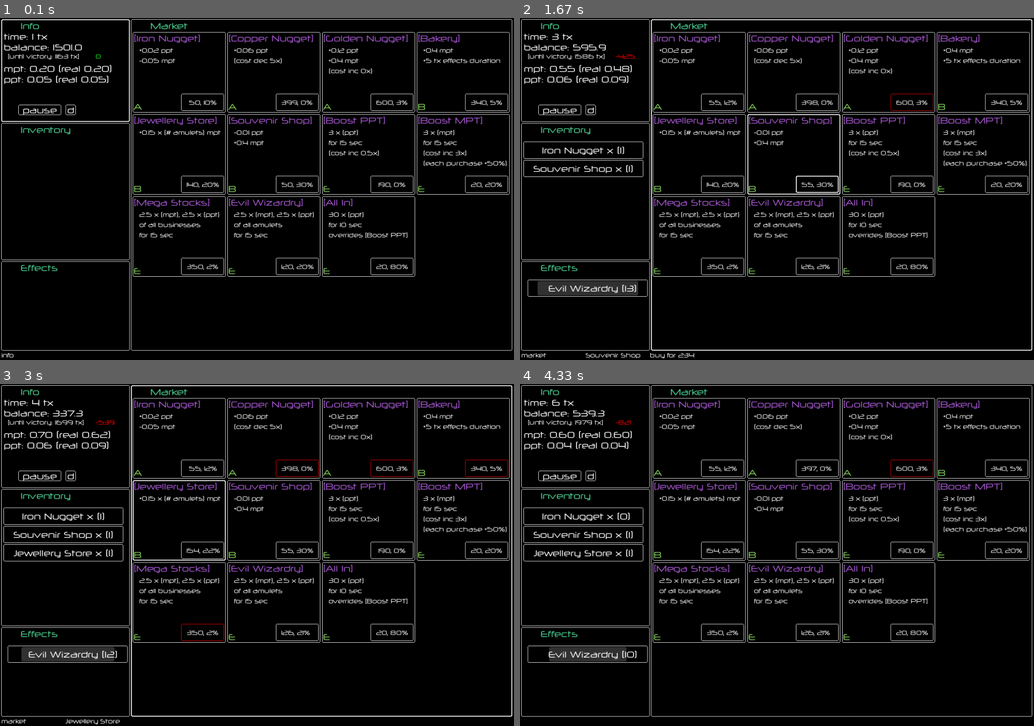
Above: before the commit, frames 1-4 (two rows, left to right).
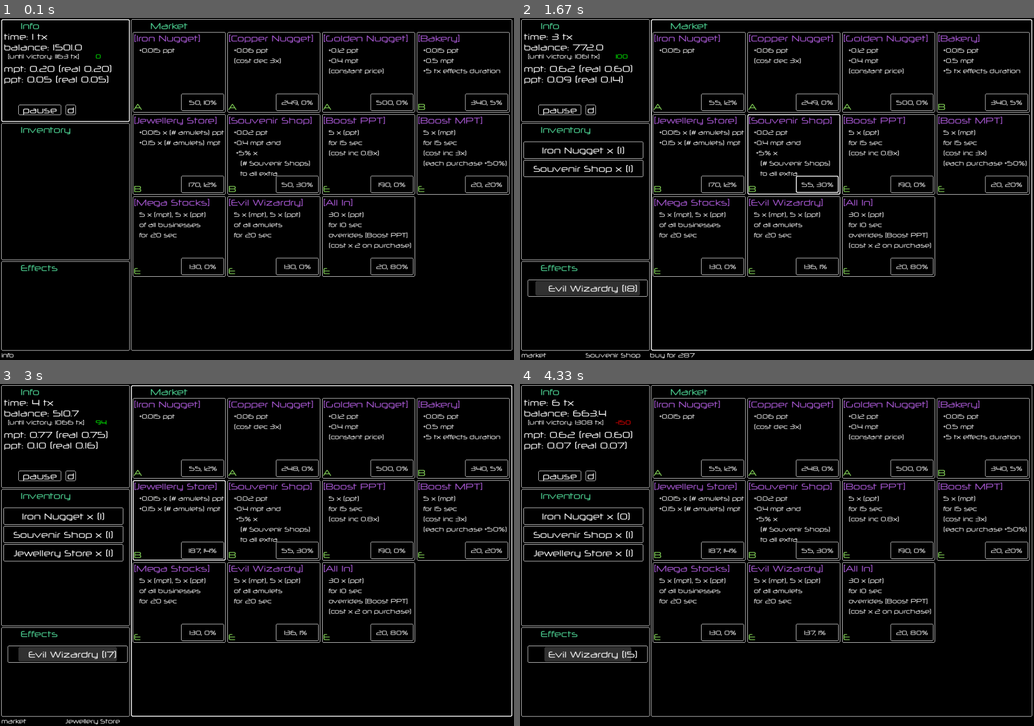
Above: after the commit, the same moments.

Repository: rayannott/economygame
Game: pygame game, started from main.py
Same seed, same stepped clock (60 frames per second), same inputs: the game is played once before the commit and once after it.
Inputs (mouse positions are in pixels of both pictures, inside the frame that each line leads up to):
- Up to frame 1 (0.1 s): no input
- Up to frame 2 (1.67 s): click "50, 10%" at 0.38 s; click (828, 264) at 0.72 s; click (617, 137) at 1.05 s; click "50, 30%" at 1.38 s
- Up to frame 3 (3 s): click (267, 438) at 1.72 s; click (200, 548) at 2.05 s, where only the run after the commit has a clickable "170, 12%"; click (241, 496) at 2.38 s; click (185, 483) at 2.72 s
- Up to frame 4 (4.33 s): click (581, 479) at 3.05 s; click (936, 548) at 3.38 s; click (617, 510) at 3.72 s; click (627, 486) at 4.05 s

The runs differ from the first frame. In frame 1, 1.8% of the frame differs, in the area x 27-98%, y 8-74%; in frame 2, 2.3%; in frame 3, 2.5%, in the area x 3-99%, y 7-82%; in frame 4, 2.3%.

Commit message:
better balance

Diff:
--- a/game.py
+++ b/game.py
@@ -6,11 +6,11 @@
 from base_objects import Cost, ShopCell, ShopItemType
 from player import Player
 from gui.gui_rect import Button, Label, Notification, ProgressBar, Panel
-from gui.gui_utils import BLACK, EFFECTS_PANEL_SIZE, FONT_NORM, FRAMERATE, GREEN, INFO_PANEL_SIZE, INVENTORY_PANEL_SIZE, RED, SHOP_PANEL_SIZE, WHITE, WINDOW_SIZE, FONT_HUGE, FONT_SMALL, CP0, INV_BTN_SLOT_SIZE, random_point
+from gui.gui_utils import BLACK, CP1, EFFECTS_PANEL_SIZE, FONT_NORM, FRAMERATE, GREEN, INFO_PANEL_SIZE, INVENTORY_PANEL_SIZE, RED, SHOP_PANEL_SIZE, WHITE, WINDOW_SIZE, FONT_HUGE, FONT_SMALL, CP0, INV_BTN_SLOT_SIZE, random_point
 from gui.gui_shop import create_panels_from_shop
 import shop_items as si
 from shop_items import create_shop
-from utils import BONUS_AMOUNT, BONUS_EVERY, GOAL_BALANCE, TICK
+from utils import BONUS_AMOUNT, BONUS_EVERY, GOAL_BALANCE, SELL_ITEM_ORIGINAL_PRICE_PORTION, TICK
 
 
 class Game:
@@ -96,6 +96,10 @@
         if self.player.balance >= GOAL_BALANCE and not self.victory:
             self.victory = True
             self.spawn_notification(f'You won @ \n {self.times_ticked} tx', (WINDOW_SIZE[0]//2, WINDOW_SIZE[1]//2))
+            print(f'won @ {self.times_ticked} tx')
+            self.info_panel.add_labels(
+                [Label(f'won @ {self.times_ticked} tx', self.surface, FONT_NORM, CP0[0], topleft=(6, 153))]
+            )
 
 
     def update_gui(self, current_mouse_pos: tuple[int, int]):
@@ -142,7 +146,7 @@
         for inv_name, inv_slot in self.inventory_panel.gui_objects.items():
             inv_slot.set_text(f'{inv_name} x ({len(self.player.spent_on_each_shop_item[inv_name])})')
             dq = self.player.spent_on_each_shop_item[inv_name]
-            extra = f'for {dq[0]:.1f}' if dq else '(currently unavailable)'
+            extra = f'for {dq[0] * SELL_ITEM_ORIGINAL_PRICE_PORTION:.1f}' if dq else '(currently unavailable)'
             inv_slot.hint_label.set_text(f'sell {inv_name} {extra}')
         self.inventory_panel.update(current_mouse_pos)
 
@@ -177,7 +181,7 @@
             notif.update(current_mouse_pos)
 
     def spawn_notification(self, text: str, pos: tuple[int, int], duration: int = 6):
-        self.notifications.append(Notification(text, self.surface, pos=pos))
+        self.notifications.append(Notification(text, self.surface, pos=pos, duration_tics=duration))
 
     def buy_shop_cell(self, shop_cell: ShopCell) -> tuple[bool, str]:
         '''Buys an item; returns True if success, else False'''
@@ -208,6 +212,8 @@
                 elif event.type == pygame.MOUSEBUTTONDOWN:
                     if self.info_panel.clicked():
                         if self.info_panel.gui_objects['pause_btn'].clicked():
+                            if not self.paused:
+                                self.spawn_notification('paused', pos, duration=1)
                             self.paused = not self.paused
                         elif self.info_panel.gui_objects['debug_btn'].clicked():
                             # DEBUG
@@ -225,7 +231,7 @@
                             if what_clicked_2 == 'buy':
                                 success, message = self.buy_shop_cell(self.shop[what_clicked])
                                 if success:
-                                    print(f'bought {what_clicked}: {self.shop[what_clicked]}')
+                                    print(f'bought {self.shop[what_clicked]} @ {self.times_ticked} tx')
                                 else:
                                     print(message.replace('\n', ' '))
                                     self.spawn_notification(message, pos, 1)
--- a/gui/gui_rect.py
+++ b/gui/gui_rect.py
@@ -197,10 +197,10 @@
     def __init__(self, text: str, surface: pygame.Surface, pos: tuple[int, int], duration_tics=6) -> None:
         self.lines = text.split('\n')
         max_len = len(max(self.lines, key=len))
-        super().__init__(topleft=pos, size=(15 * max_len, 30 * len(self.lines)), surface=surface, hoverhint='', parent=None)
+        super().__init__(topleft=pos, size=(12 * max_len, 30 * len(self.lines)), surface=surface, hoverhint='', parent=None)
         self.duration_ticks = duration_tics
-        self.color_frame = CP0[1]
-        self.inner_rect = pygame.rect.Rect(shift(self.rect.topleft, (4, 4)), shift(self.rect.size, (-8, -8)))
+        self.color_frame = CP0[0]
+        self.inner_rect = pygame.rect.Rect(shift(self.rect.topleft, (3, 3)), shift(self.rect.size, (-6, -6)))
         for i, one_line in enumerate(self.lines):
             self.add_labels(
                 [
--- a/player.py
+++ b/player.py
@@ -5,7 +5,7 @@
 
 from base_objects import Cost, Effect, ShopCell, ShopItem, ShopItemType
 from shop_items import Bakery, JewelleryStore, SouvenirShop, BoostPpt
-from utils import INITIAL_BALANCE, INITIAL_MPT, INITIAL_PPT, GOAL_BALANCE, AVAILABLE_EFFECTS_SLOTS, BONUS_AMOUNT, BONUS_EVERY, PER_BAKERY_EFFECT_BOOST
+from utils import INITIAL_BALANCE, INITIAL_MPT, INITIAL_PPT, GOAL_BALANCE, AVAILABLE_EFFECTS_SLOTS, BONUS_AMOUNT, BONUS_EVERY, PER_BAKERY_EFFECT_BOOST, SELL_ITEM_ORIGINAL_PRICE_PORTION
 
 @dataclass
 class EffectFlags:
@@ -51,11 +51,14 @@
                 self.effect_flags.allin = True
 
         # update balance:
-        stocks_mult = 2.5 if self.effect_flags.mega_stocks else 1
-        evilwizardry = 2.5 if self.effect_flags.evilwizardry else 1
-        boost_ppt_mult = 3 if self.effect_flags.boost_ppt else 1
-        boost_ppt_mult = 40 if self.effect_flags.allin else 1
-        boost_mpt_mult = 3 if self.effect_flags.boost_mpt else 1
+        stocks_mult = 5 if self.effect_flags.mega_stocks else 1
+        evilwizardry = 5 if self.effect_flags.evilwizardry else 1
+        boost_ppt_mult = 1
+        if self.effect_flags.boost_ppt:
+            boost_ppt_mult = 5
+        elif self.effect_flags.allin:
+            boost_ppt_mult = 30
+        boost_mpt_mult = 5 if self.effect_flags.boost_mpt else 1
 
         self.real_ppt = (INITIAL_PPT + self.extra_ppt[0] * evilwizardry + self.extra_ppt[1] * stocks_mult) * boost_ppt_mult
         self.real_mpt = (INITIAL_MPT + self.extra_mpt[0] * evilwizardry + self.extra_mpt[1] * stocks_mult) * boost_mpt_mult
@@ -140,7 +143,7 @@
         assert index_to_pop is not None
         self.inventory.pop(index_to_pop)
         spent = self.spent_on_each_shop_item[item_name].popleft()
-        self.set_balance(self.balance + spent)
+        self.set_balance(self.balance + spent * SELL_ITEM_ORIGINAL_PRICE_PORTION)
         return True
 
     def set_balance(self, set_to: float):
@@ -152,6 +155,7 @@
             if inv_item.type_ == ShopItemType.AMULET:
                 amulets += 1
 
+        souvenir_shops = 0
 
         self.extra_mpt = [0., 0.]
         self.extra_ppt = [0., 0.]
@@ -165,12 +169,15 @@
                 pass
             elif inv_item.type_ == ShopItemType.BUSINESS:
                 if isinstance(inv_item, JewelleryStore):
+                    self.extra_ppt[1] += inv_item.ppt * amulets
                     self.extra_mpt[1] += inv_item.mpt * amulets
                     continue
                 elif isinstance(inv_item, Bakery):
                     self.effect_duration_boost += PER_BAKERY_EFFECT_BOOST
+                elif isinstance(inv_item, SouvenirShop):
+                    souvenir_shops += 1
                 self.extra_mpt[1] += inv_item.mpt # type: ignore
                 self.extra_ppt[1] += inv_item.ppt # type: ignore
 
-        self.mpt = INITIAL_MPT + sum(self.extra_mpt)
-        self.ppt = INITIAL_PPT + sum(self.extra_ppt)
+        self.mpt = INITIAL_MPT + sum(self.extra_mpt) * (1 + 0.04 * souvenir_shops)
+        self.ppt = INITIAL_PPT + sum(self.extra_ppt) * (1 + 0.04 * souvenir_shops)
--- a/shop_items.py
+++ b/shop_items.py
@@ -4,45 +4,48 @@
 
 class IronNugget(ProfitGen):
     def __init__(self) -> None:
-        super().__init__(name='Iron Nugget', cost=Cost(50., 0.1), type_=ShopItemType.AMULET, mpt=-0.05, ppt=0.02)
-        self.info = [f'+{self.ppt} ppt', f'{self.mpt} mpt'] # a list of strings to display on ShopItemPanel
+        super().__init__(name='Iron Nugget', cost=Cost(50., 0.1), type_=ShopItemType.AMULET, mpt=0., ppt=0.015)
+        self.info = [f'+{self.ppt} ppt'] # a list of strings to display on ShopItemPanel
         self.per_purchase_cost_mult = 1.1
         self.per_purchase_portion_increase = 0.02
 
 
 class CopperNugget(ProfitGen):
     def __init__(self) -> None:
-        super().__init__(name='Copper Nugget', cost=Cost(400., 0.), type_=ShopItemType.AMULET, mpt=0., ppt=0.06)
-        self.info = [f'+{self.ppt} ppt', '(cost dec 5x)']
-        self.cost_increase_mult = -5
+        super().__init__(name='Copper Nugget', cost=Cost(250., 0.), type_=ShopItemType.AMULET, mpt=0., ppt=0.06)
+        self.info = [f'+{self.ppt} ppt', '(cost dec 3x)']
+        self.cost_increase_mult = -3
         self.per_purchase_portion_increase = 0
 
 
 class GoldenNugget(ProfitGen):
     def __init__(self) -> None:
-        super().__init__(name='Golden Nugget', cost=Cost(600., 0.03), type_=ShopItemType.AMULET, mpt=0.4, ppt=0.12)
-        self.info = [f'+{self.ppt} ppt', f'+{self.mpt} mpt', '(cost inc 0x)']
+        super().__init__(name='Golden Nugget', cost=Cost(500., 0.), type_=ShopItemType.AMULET, mpt=0.4, ppt=0.12)
+        self.info = [f'+{self.ppt} ppt', f'+{self.mpt} mpt', '(constant price)']
         self.cost_increase_mult = 0
+        self.per_purchase_cost_mult = 1
+        self.per_purchase_portion_increase = 0
 
 
 class Bakery(ProfitGen):
     def __init__(self) -> None:
-        super().__init__(name='Bakery', cost=Cost(340., 0.05), type_=ShopItemType.BUSINESS, mpt=0.4, ppt=0.)
-        self.info = [f'+{self.mpt} mpt', f'+{PER_BAKERY_EFFECT_BOOST} tx effects duration']
+        super().__init__(name='Bakery', cost=Cost(340., 0.05), type_=ShopItemType.BUSINESS, mpt=0.5, ppt=0.015)
+        self.info = [f'+{self.ppt} ppt', f'+{self.mpt} mpt', f'+{PER_BAKERY_EFFECT_BOOST} tx effects duration']
 
 
 class SouvenirShop(ProfitGen):
     def __init__(self) -> None:
-        super().__init__(name='Souvenir Shop', cost=Cost(50., 0.3), type_=ShopItemType.BUSINESS, mpt=0.4, ppt=-0.01)
-        self.info = [f'{self.ppt} ppt', f'+{self.mpt} mpt']
+        super().__init__(name='Souvenir Shop', cost=Cost(50., 0.3), type_=ShopItemType.BUSINESS, mpt=0.4, ppt=0.02)
+        self.info = [f'+{self.ppt} ppt', f'+{self.mpt} mpt and', r' +5% x ', '   (# Souvenir Shops)', '   to all extra']
         self.per_purchase_cost_mult = 1.1
+        self.cost_increase_mult = 1.5
         self.per_purchase_portion_increase = 0
 
 
 class JewelleryStore(ProfitGen):
     def __init__(self) -> None:
-        super().__init__(name='Jewellery Store', cost=Cost(140., 0.2), type_=ShopItemType.BUSINESS, mpt=0.15, ppt=0.)
-        self.info = [f'+{self.mpt} x (# amulets) mpt']
+        super().__init__(name='Jewellery Store', cost=Cost(170., 0.12), type_=ShopItemType.BUSINESS, mpt=0.15, ppt=0.015)
+        self.info = [f'+{self.ppt} x (# amulets) ppt', f'+{self.mpt} x (# amulets) mpt']
         self.per_purchase_cost_mult = 1.1
         self.per_purchase_portion_increase = 0.02
 
@@ -50,33 +53,35 @@
 class BoostPpt(Effect):
     def __init__(self) -> None:
         super().__init__(name='Boost PPT', cost=Cost(190., 0.), type_=ShopItemType.EFFECT, duration=15)
-        self.info = ['3 x (ppt)', f'for {self.duration} sec', '(cost inc 0.5x)']
-        self.cost_increase_mult = 0.5
+        self.info = ['5 x (ppt)', f'for {self.duration} sec', '(cost inc 0.8x)']
+        self.cost_increase_mult = 0.8
 
 
 class BoostMpt(Effect):
     def __init__(self) -> None:
         super().__init__(name='Boost MPT', cost=Cost(20., 0.2), type_=ShopItemType.EFFECT, duration=15)
-        self.info = ['3 x (mpt)', f'for {self.duration} sec', '(cost inc 3x)', '(each purchase +50%)']
+        self.info = ['5 x (mpt)', f'for {self.duration} sec', '(cost inc 3x)', '(each purchase +50%)']
         self.cost_increase_mult = 3
 
 
 class MegaStocks(Effect):
     def __init__(self) -> None:
-        super().__init__(name='Mega Stocks', cost=Cost(350., 0.02), type_=ShopItemType.EFFECT, duration=15)
-        self.info = ['2.5 x (mpt), 2.5 x (ppt)', 'of all businesses', f'for {self.duration} sec']
+        super().__init__(name='Mega Stocks', cost=Cost(130., 0.), type_=ShopItemType.EFFECT, duration=20)
+        self.info = ['5 x (mpt), 5 x (ppt)', 'of all businesses', f'for {self.duration} sec']
 
 
 class EvilWizardry(Effect):
     def __init__(self) -> None:
-        super().__init__(name='Evil Wizardry', cost=Cost(120., 0.2), type_=ShopItemType.EFFECT, duration=15)
-        self.info = ['2.5 x (mpt), 2.5 x (ppt)', 'of all amulets', f'for {self.duration} sec']
+        super().__init__(name='Evil Wizardry', cost=Cost(130., 0.), type_=ShopItemType.EFFECT, duration=20)
+        self.info = ['5 x (mpt), 5 x (ppt)', 'of all amulets', f'for {self.duration} sec']
 
 
 class AllIn(Effect):
     def __init__(self) -> None:
         super().__init__(name='All In', cost=Cost(20., 0.8), type_=ShopItemType.EFFECT, duration=10)
-        self.info = ['30 x (ppt)', f'for {self.duration} sec', 'overrides [Boost PPT]']
+        self.info = ['30 x (ppt)', f'for {self.duration} sec', 'overrides [Boost PPT]', '(cost x 2 on purchase)']
+        self.per_purchase_cost_mult = 2.0
+        self.per_purchase_portion_increase = 0.02
 
 
 def create_shop() -> Shop:
--- a/utils.py
+++ b/utils.py
@@ -8,5 +8,6 @@
 BONUS_EVERY = 100 # ticks
 BONUS_AMOUNT = 150
 PER_BAKERY_EFFECT_BOOST = 5
+SELL_ITEM_ORIGINAL_PRICE_PORTION = 0.75
 
 TICK = 0.8  # tick every TICK seconds
